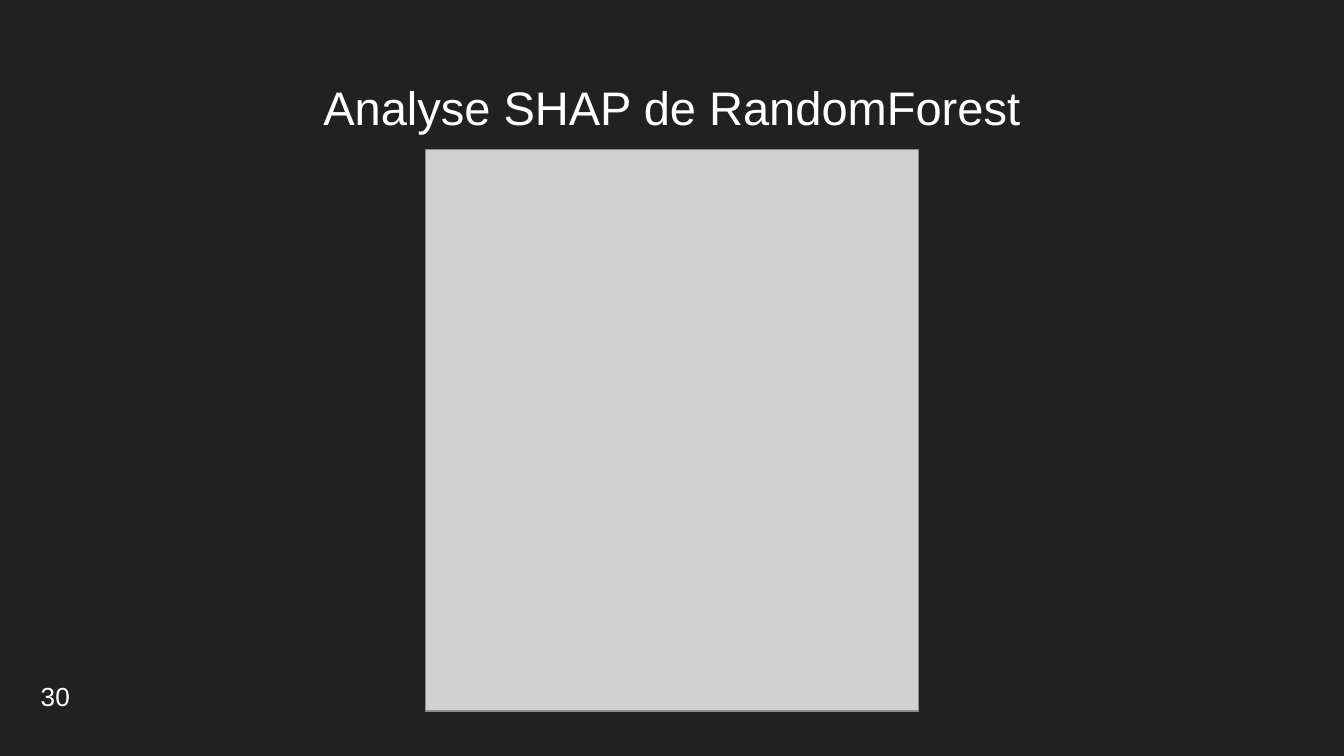
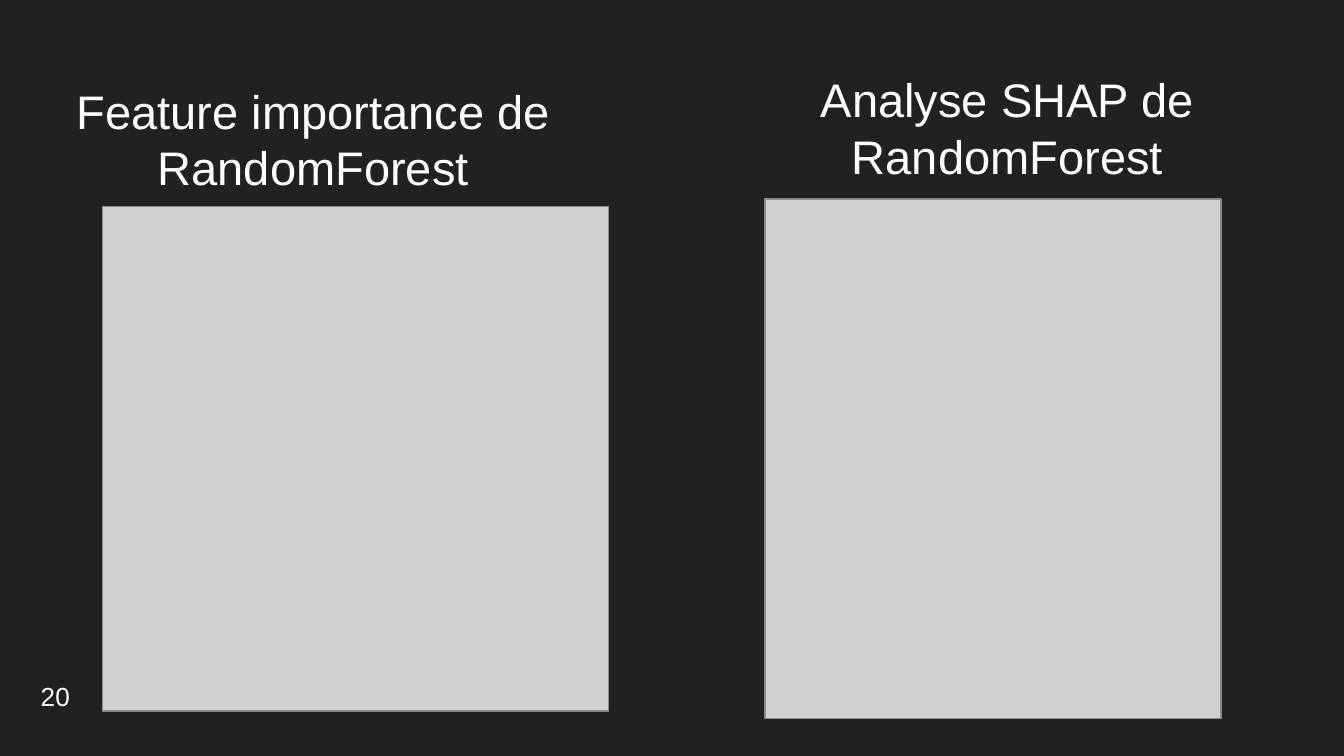
Before and after one commit to ThomasMeb/Anticiper_besoins_des_batiments, a slide deck: slide 21 of Projet_3_Thomas_Mebarki/Mebarki_Thomas_4_presentation_022023.pptx (slide 30 before the commit). Drawn at 1344x756 pixels with LibreOffice and Linux fonts; fonts in the diff are those of the drawing; grey boxes stand for pictures. Boxes give left, top, right and bottom in pixels: in the first picture for what was removed or moved away, otherwise in the second. Text is boxed around its words. In the diff, an @@ line names an element or a change of style, - is before the commit and + after.

```diff
--- a/Projet_3_Thomas_Mebarki/Mebarki_Thomas_4_presentation_022023.pptx
+++ b/Projet_3_Thomas_Mebarki/Mebarki_Thomas_4_presentation_022023.pptx
@@ title "Analyse SHAP de RandomForest": place and size @@
-title "Analyse SHAP de RandomForest" at [323,91,1020,134]
+title "Analyse SHAP de RandomForest" at [821,83,1193,175]
@@ title "Analyse SHAP de RandomForest" at [821,83,1193,175]: vertical alignment top to middle @@
@@ title added at [77,95,549,186], 25.2 pt, text #FFFFFF @@
+Feature importance de RandomForest
@@ picture added at [102,207,609,712] @@
@@ picture: place and size @@
-picture at [426,149,919,711]
+picture at [765,199,1220,719]
@@ text at [41,687,70,707]: text changed @@
-30
+20
```
Also in this commit, not shown: 16 other slides changed, 7 slides added, 16 slides removed, 8 other files.
